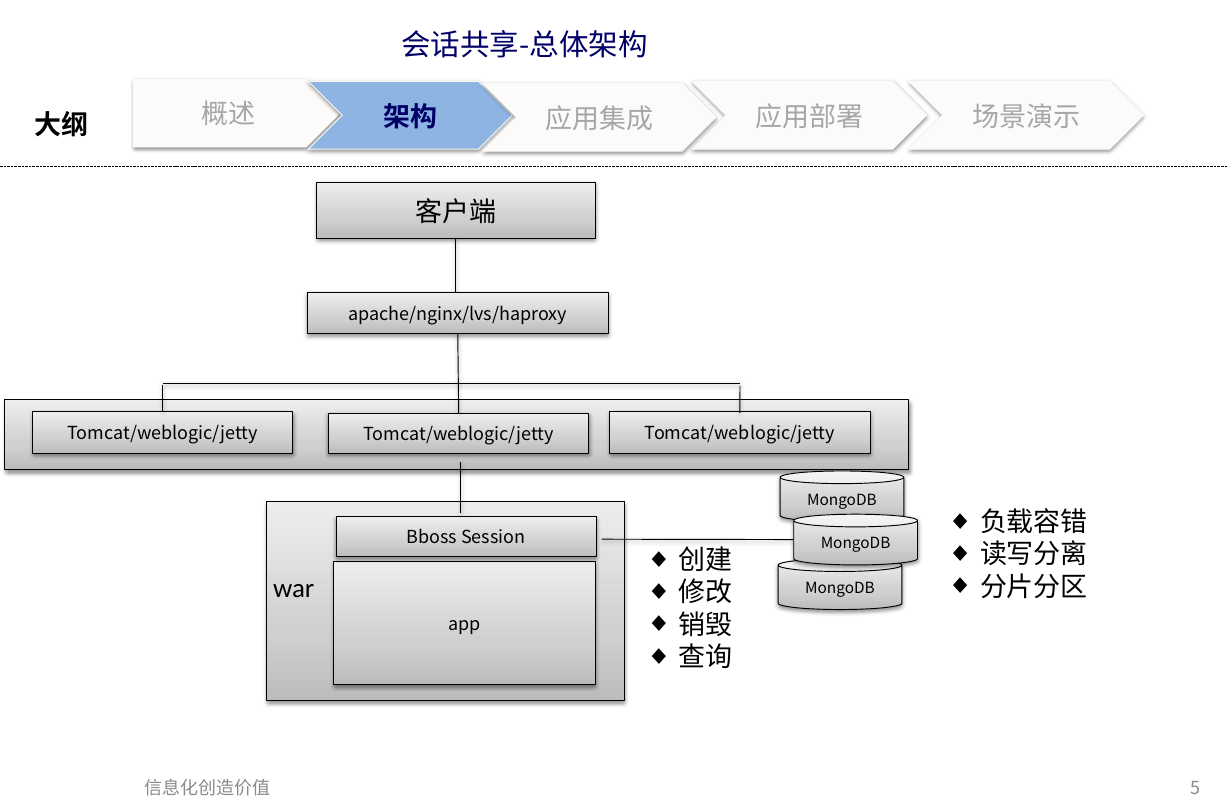
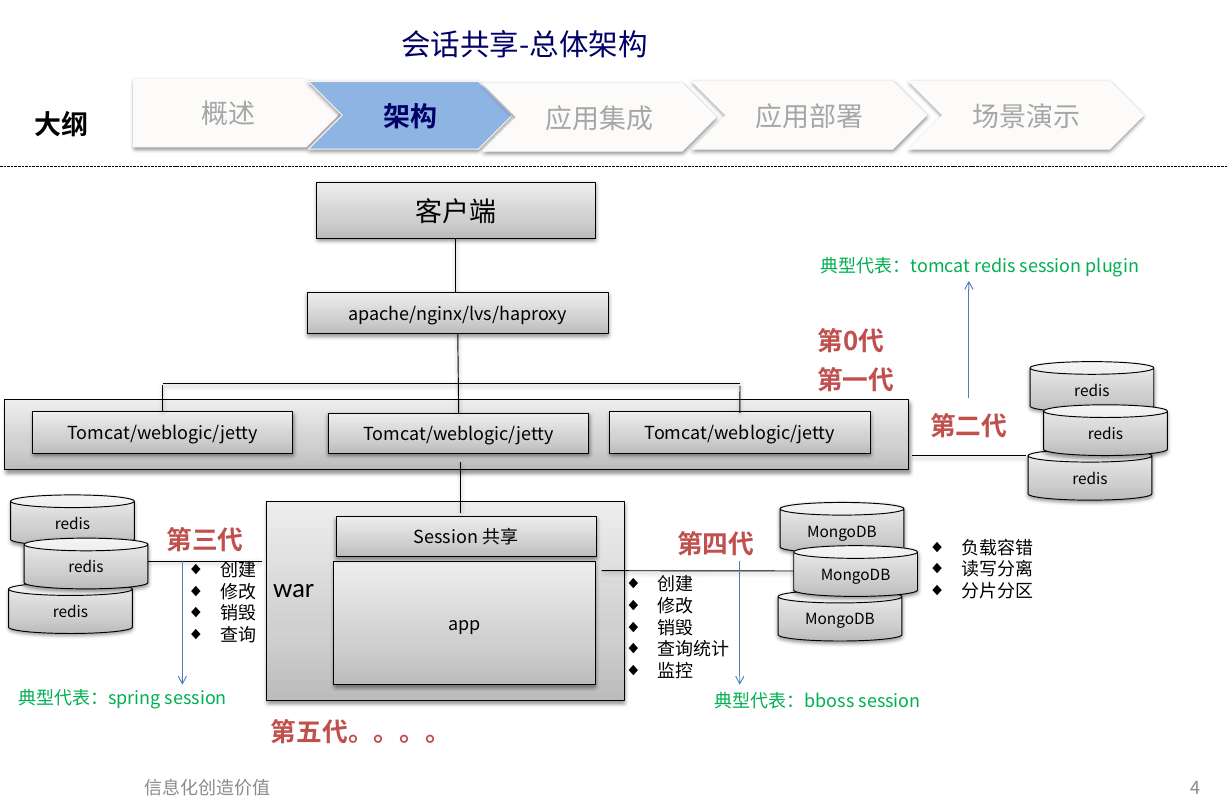
Before and after one commit to bbossgroups/bboss-document, a slide deck: slide 4 of 文档/bboss会话共享介绍.pptx (slide 5 before the commit). Drawn at 1232x806 pixels with LibreOffice and Linux fonts; fonts in the diff are those of the drawing. Boxes give left, top, right and bottom in pixels: in the first picture for what was removed or moved away, otherwise in the second. Text is boxed around its words. In the diff, an @@ line names an element or a change of style, - is before the commit and + after.

```diff
--- a/文档/bboss会话共享介绍.pptx
+++ b/文档/bboss会话共享介绍.pptx
@@ text added at (821,257,1139,277), 14 pt, text #00B050 @@
+典型代表：tomcat redis session plugin
@@ arrow added from (969, 398) to (969, 281), #4B7EBC 0.75 pt @@
@@ text added at (817,328,884,353), 20 pt, text #C0504D, bold @@
+第0代
@@ text added at (817,367,894,392), 20 pt, text #C0504D, bold @@
+第一代
@@ cylinder added at (1031,361,1154,412), fill gradient #BDBDBD to #D1D1D1 to #EEEEEE, outline #000000 0.75 pt, 12 pt, text #000000 @@
+redis
@@ text added at (930,413,1007,438), 20 pt, text #C0504D, bold @@
+第二代
@@ cylinder added at (1043,405,1167,456), fill gradient #BDBDBD to #D1D1D1 to #EEEEEE, outline #000000 0.75 pt, 12 pt, text #000000 @@
+redis
@@ cylinder added at (1028,449,1152,500), fill gradient #BDBDBD to #D1D1D1 to #EEEEEE, outline #000000 0.75 pt, 12 pt, text #000000 @@
+redis
@@ line added from (1026, 456) to (912, 456), #000000 0.75 pt @@
@@ cylinder added at (10,494,134,545), fill gradient #BDBDBD to #D1D1D1 to #EEEEEE, outline #000000 0.75 pt, 12 pt, text #000000 @@
+redis
@@ cylinder added at (24,538,148,589), fill gradient #BDBDBD to #D1D1D1 to #EEEEEE, outline #000000 0.75 pt, 12 pt, text #000000 @@
+redis
@@ text added at (167,527,244,552), 20 pt, text #C0504D, bold @@
+第三代
@@ text in rectangle at (414,528,518,545): text changed @@
-Bboss Session
+Session 共享
@@ text added at (677,531,754,556), 20 pt, text #C0504D, bold @@
+第四代
@@ text "负载容错": place and size @@
-text "负载容错" at (980,508,1088,598)
+text "负载容错" at (962,539,1034,599)
@@ text "负载容错" at (962,539,1034,599): size 21 to 14 pt @@
@@ line added from (262, 561) to (148, 561), #000000 0.75 pt @@
@@ arrow added from (182, 561) to (182, 685), #4B7EBC 0.75 pt @@
@@ text added at (220,561,256,643), 14 pt, text #000000 @@
+◆ 创建
+◆ 修改
+◆ 销毁
+◆ 查询
@@ text "创建": place and size @@
-text "创建" at (679,546,733,668)
+text "创建" at (658,575,730,679)
@@ arrow added from (740, 561) to (740, 685), #4B7EBC 0.75 pt @@
@@ cylinder added at (8,582,132,633), fill gradient #BDBDBD to #D1D1D1 to #EEEEEE, outline #000000 0.75 pt, 12 pt, text #000000 @@
+redis
@@ 3 cylinders, 1 line: place and size @@
-3 cylinders, 1 line at (602,471,918,610)
+3 cylinders, 1 line at (602,503,918,641)
@@ text at (658,575,694,636): size 21 to 14 pt in "创建", "修改", "销毁" @@
@@ text at (658,640,730,679): text changed; size 21 to 14 pt @@
-◆ 查询
+◆ 查询统计
+◆ 监控
@@ text added at (18,689,227,709), 14 pt, text #00B050 @@
+典型代表：spring session
@@ text added at (271,719,451,744), 20 pt, text #C0504D, bold @@
+第五代。。。。
@@ text added at (714,692,921,709), 14 pt, text #00B050 @@
+典型代表：bboss session
@@ page number at (1191,781,1201,794): text changed @@
-5
+4
```
Also in this commit, not shown: 2 other slides changed.
